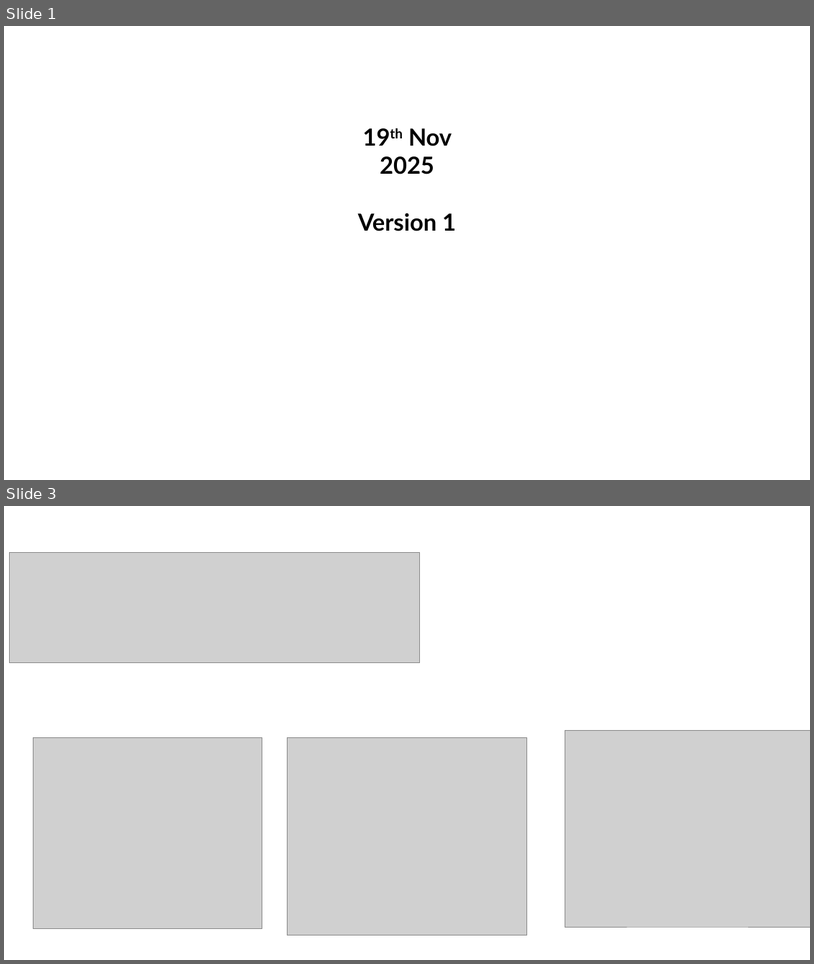
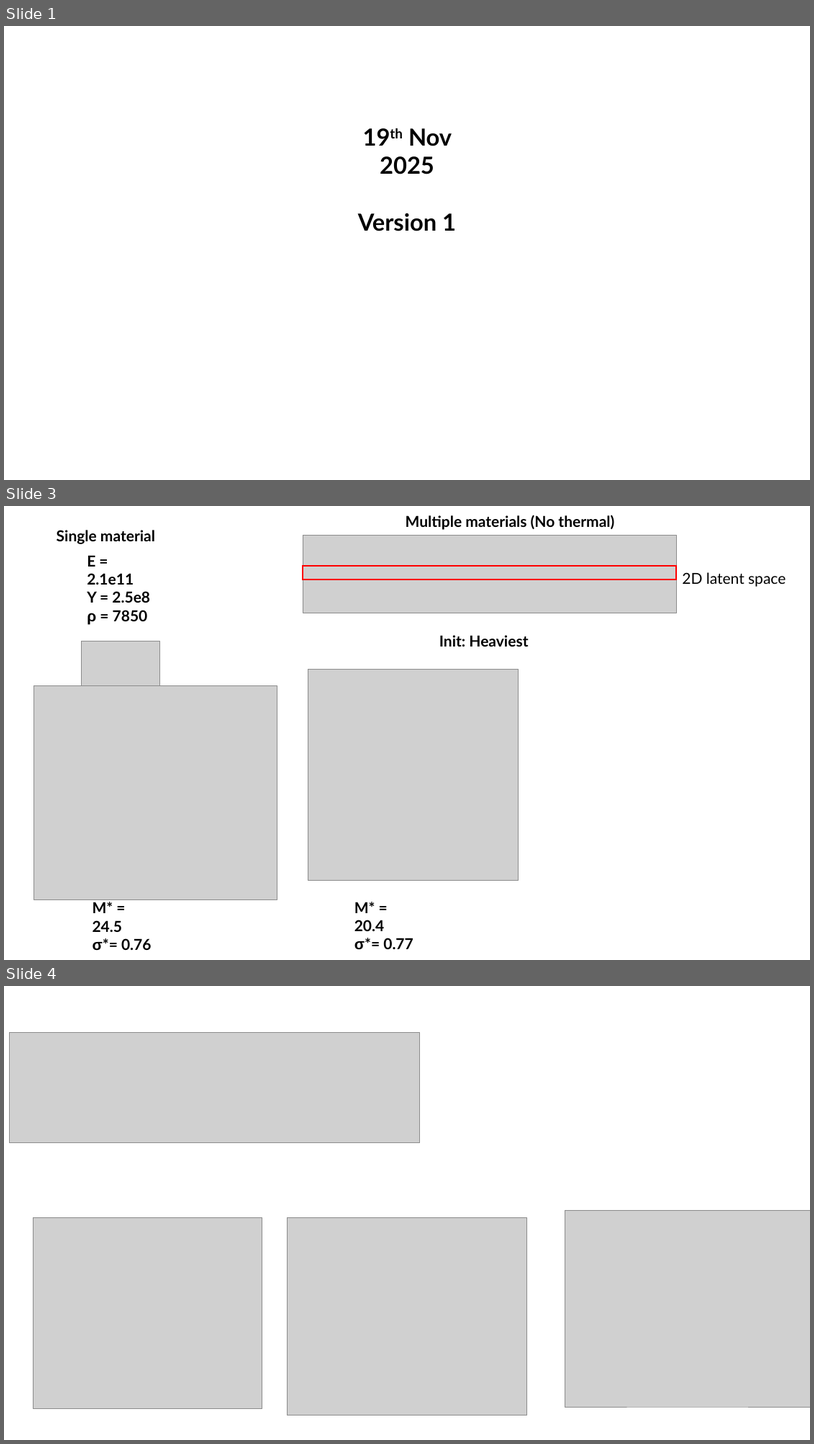
Before and after one commit to UW-ERSL/METALS, a slide deck: Slides/DemoSlides.pptx. Shown one above the other, each under a label of ours: slides 1 and 3 before the commit, slides 1, 3 and 4 after it; the slides between them are not shown. The pictures are 814x964 and 814x1444 pixels, drawn with LibreOffice and Linux fonts; fonts in the diff are those of the drawing; grey boxes stand for pictures. Boxes give left, top, right and bottom in pixels: in the first picture for what was removed or moved away, otherwise in the second. Text is boxed around its words. In the diff, an @@ line names an element or a change of style, - is before the commit and + after.

```diff
--- a/Slides/DemoSlides.pptx
+++ b/Slides/DemoSlides.pptx
@@ slide 3 added at (x1=4, y1=506, x2=810, y2=960), background #FFFFFF @@
@@ text added at (x1=406, y1=515, x2=615, y2=530), 18 pt, text #000000, bold @@
+Multiple materials (No thermal)
@@ text added at (x1=57, y1=530, x2=155, y2=544), 18 pt, text #000000, bold @@
+Single material
@@ picture added at (x1=303, y1=535, x2=676, y2=613) @@
@@ text added at (x1=87, y1=555, x2=150, y2=624), 18 pt, text #000000, bold @@
+E = 2.1e11
+Y = 2.5e8
+ρ = 7850
@@ rectangle added at (x1=303, y1=566, x2=676, y2=579), outline #FF0000 1.5 pt @@
@@ text added at (x1=682, y1=572, x2=786, y2=587), 18 pt, text #000000 @@
+2D latent space
@@ text added at (x1=440, y1=635, x2=528, y2=646), 18 pt, text #000000, bold @@
+Init: Heaviest
@@ picture added at (x1=81, y1=641, x2=160, y2=690) @@
@@ picture added at (x1=309, y1=669, x2=519, y2=880) @@
@@ picture added at (x1=34, y1=686, x2=278, y2=900) @@
@@ text added at (x1=93, y1=901, x2=152, y2=950), 18 pt, text #000000, bold @@
+M* = 24.5
+σ*= 0.76
@@ text added at (x1=355, y1=901, x2=414, y2=950), 18 pt, text #000000, bold @@
+M* = 20.4
+σ*= 0.77
@@ what was slide 3 is now slide 4 @@
```
Also in this commit, not shown: 1 slide changed, 14 other files.
